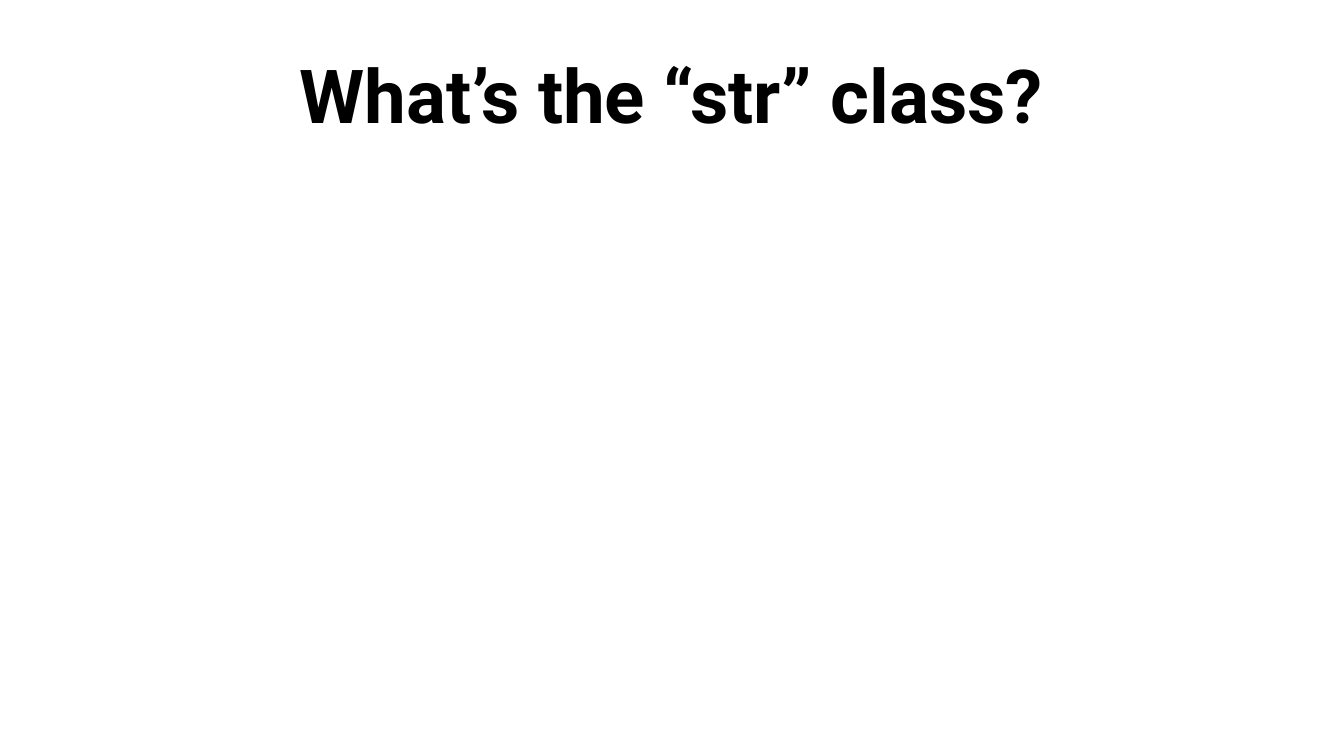
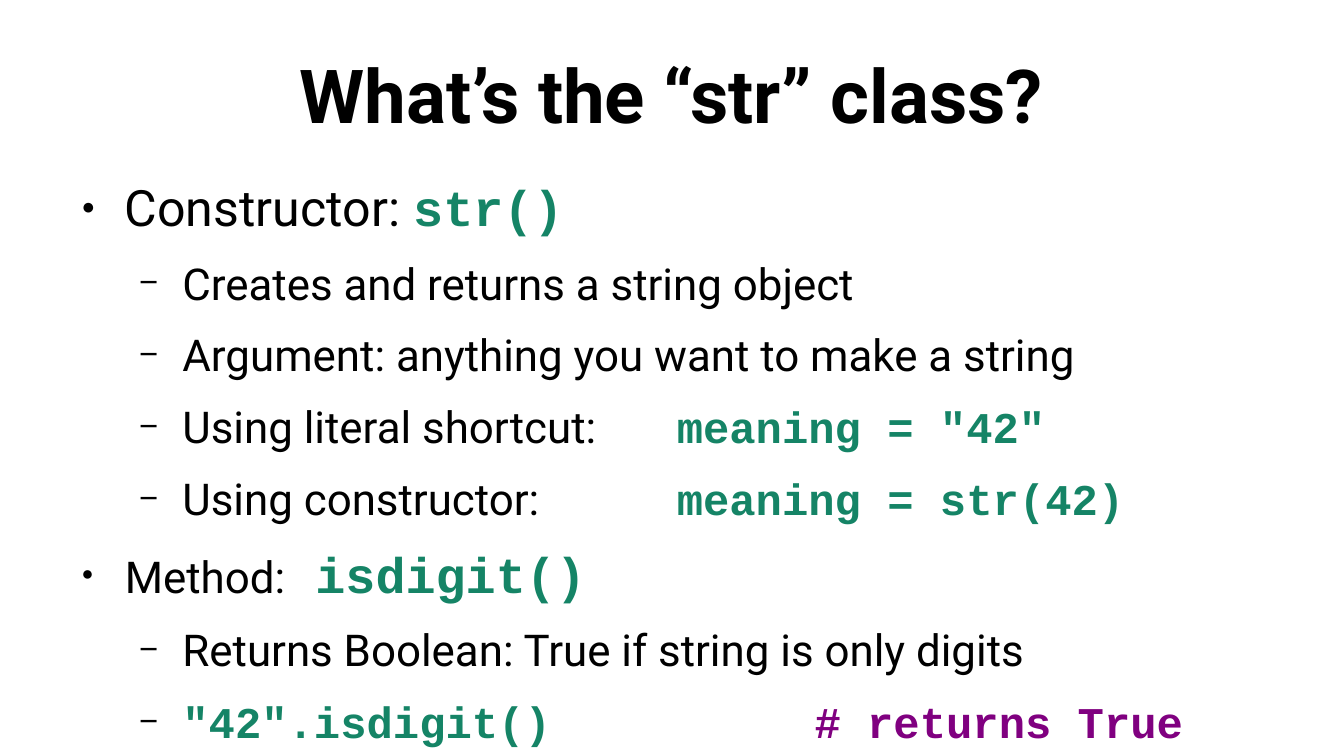
Before and after one commit to SlithyMatt/python-tutorial, a slide deck: slide 7 of lesson2/python101_lesson2_slides.odp. Drawn at 1344x756 pixels with LibreOffice and Linux fonts; fonts in the diff are those of the drawing. Boxes give left, top, right and bottom in pixels: in the first picture for what was removed or moved away, otherwise in the second. Text is boxed around its words. In the diff, an @@ line names an element or a change of style, - is before the commit and + after.

```diff
--- a/lesson2/python101_lesson2_slides.odp
+++ b/lesson2/python101_lesson2_slides.odp
@@ text added at box(125, 190, 1183, 748), 25.9 pt, text #000000 @@
+● Constructor: str()
+  − Creates and returns a string object
+  − Argument: anything you want to make a string
+  − Using literal shortcut: meaning = "42"
+  − Using constructor: meaning = str(42)
+● Method: isdigit()
+  − Returns Boolean: True if string is only digits
+  − "42".isdigit() # returns True
+  − "forty-two".isdigit() # returns False
```
Also in this commit, not shown: 5 other slides changed, 7 slides added, 1 slide removed, 2 other files.
